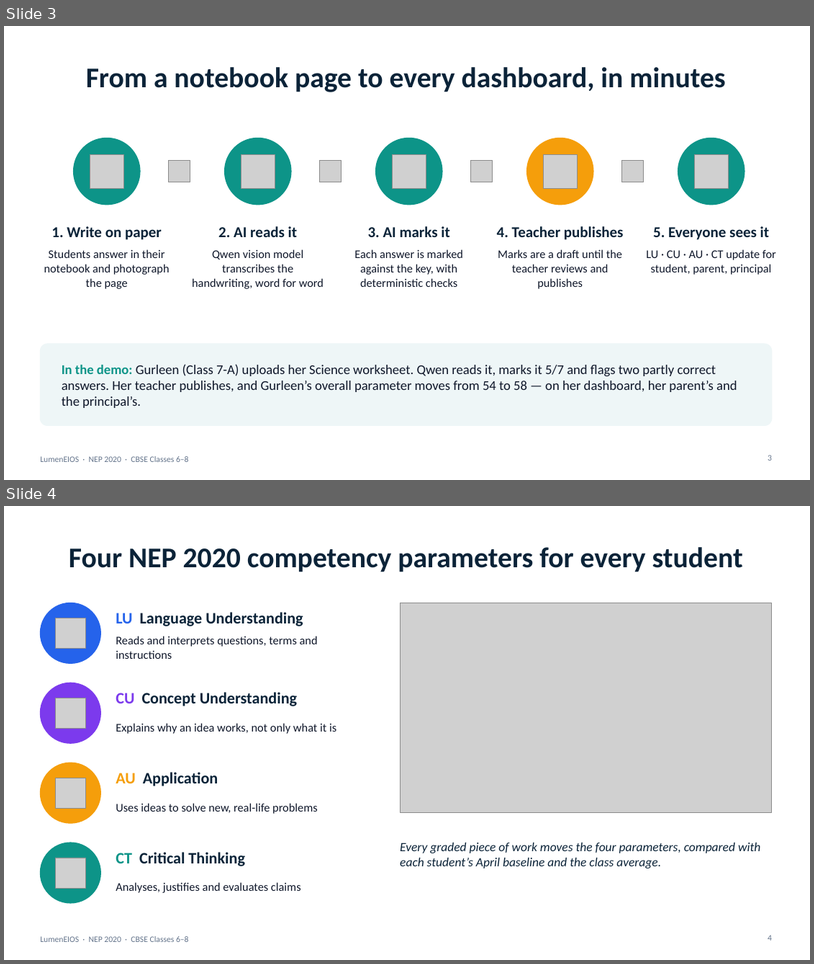
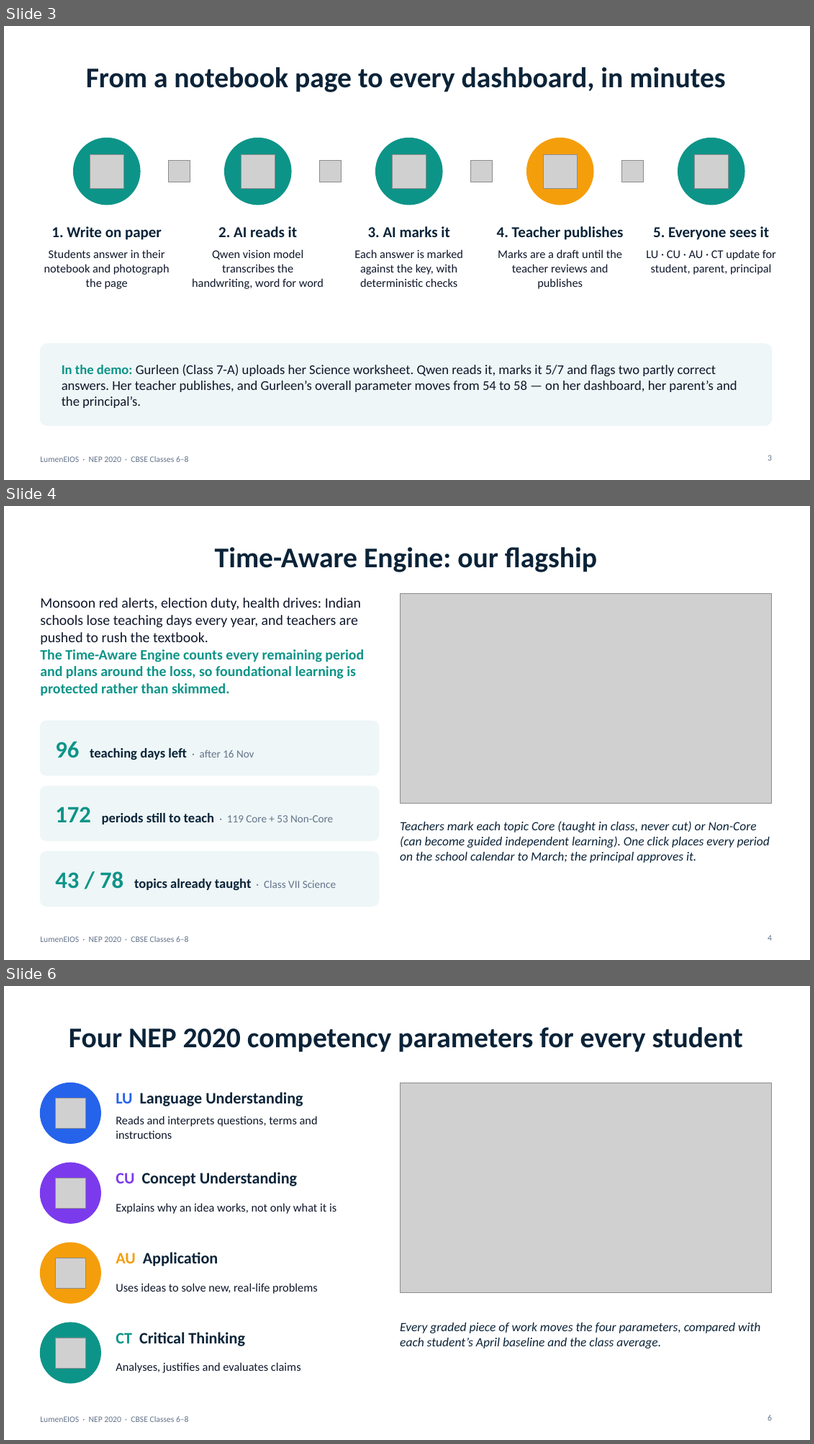
Before and after one commit to Agamjot0123/LumenEIOS, a slide deck: demo/presentation/LumenEIOS_Presentation.pptx. Shown one above the other, each under a label of ours: slides 3 and 4 before the commit, slides 3, 4 and 6 after it; the slides between them are not shown. The pictures are 814x964 and 814x1444 pixels, drawn with LibreOffice and Linux fonts; fonts in the diff are those of the drawing; grey boxes stand for pictures. Boxes give left, top, right and bottom in pixels: in the first picture for what was removed or moved away, otherwise in the second. Text is boxed around its words. In the diff, an @@ line names an element or a change of style, - is before the commit and + after.

```diff
--- a/demo/presentation/LumenEIOS_Presentation.pptx
+++ b/demo/presentation/LumenEIOS_Presentation.pptx
@@ slide 4 added at (4,506,810,960), background #FFFFFF; not listed: 1 template element that a slide beside it also shows @@
@@ title added at (215,547,597,572), 34 pt, text #0B2338, bold @@
+Time-Aware Engine: our flagship
@@ text added at (40,597,364,695), 17 pt, text #0F172A @@
+Monsoon red alerts, election duty, health drives: Indian schools lose teaching days every year, and teachers are pushed to rush the textbook.
+The Time-Aware Engine counts every remaining period and plans around the loss, so foundational learning is protected rather than skimmed.
@@ picture added at (400,594,772,803) @@
@@ rounded rectangle added at (40,721,379,775), fill #EEF6F7, outline #EEF6F7 1 pt @@
@@ text added at (55,741,255,759), 16 pt, text #0B2338, bold @@
+96 teaching days left · after 16 Nov
@@ rounded rectangle added at (40,786,379,841), fill #EEF6F7, outline #EEF6F7 1 pt @@
@@ text added at (55,806,333,824), 16 pt, text #0B2338, bold @@
+172 periods still to teach · 119 Core + 53 Non-Core
@@ text added at (400,821,770,862), 15 pt, text #0B2338, italic @@
+Teachers mark each topic Core (taught in class, never cut) or Non-Core (can become guided independent learning). One click places every period on the school calendar to March; the principal approves it.
@@ rounded rectangle added at (40,852,379,906), fill #EEF6F7, outline #EEF6F7 1 pt @@
@@ text added at (55,871,336,890), 16 pt, text #0B2338, bold @@
+43 / 78 topics already taught · Class VII Science
@@ page number added at (768,934,772,940), 10 pt, text #64748B @@
+4
@@ what was slide 4 is now slide 6 @@
```
Also in this commit, not shown: 4 slides changed, 3 other slides added.
